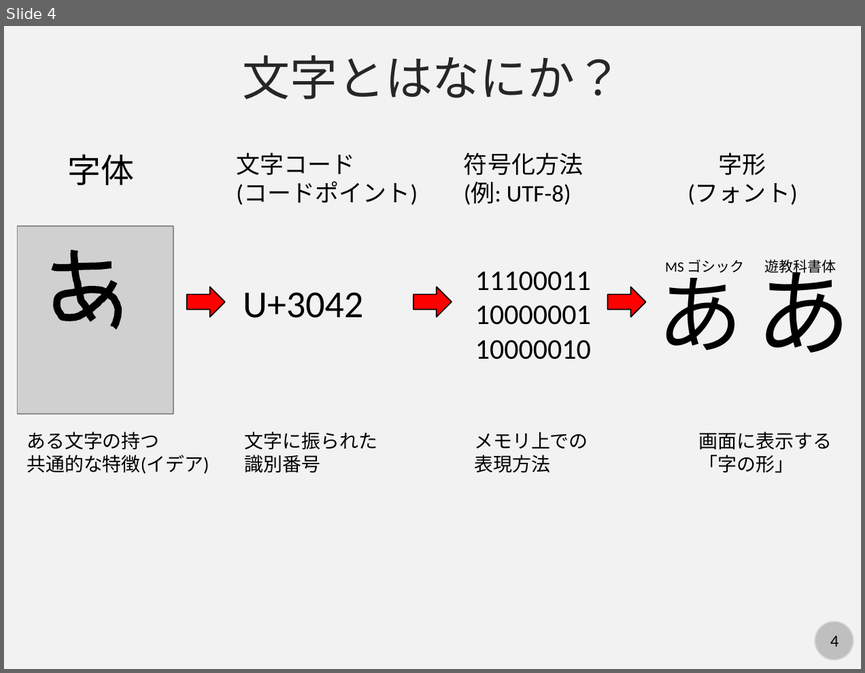
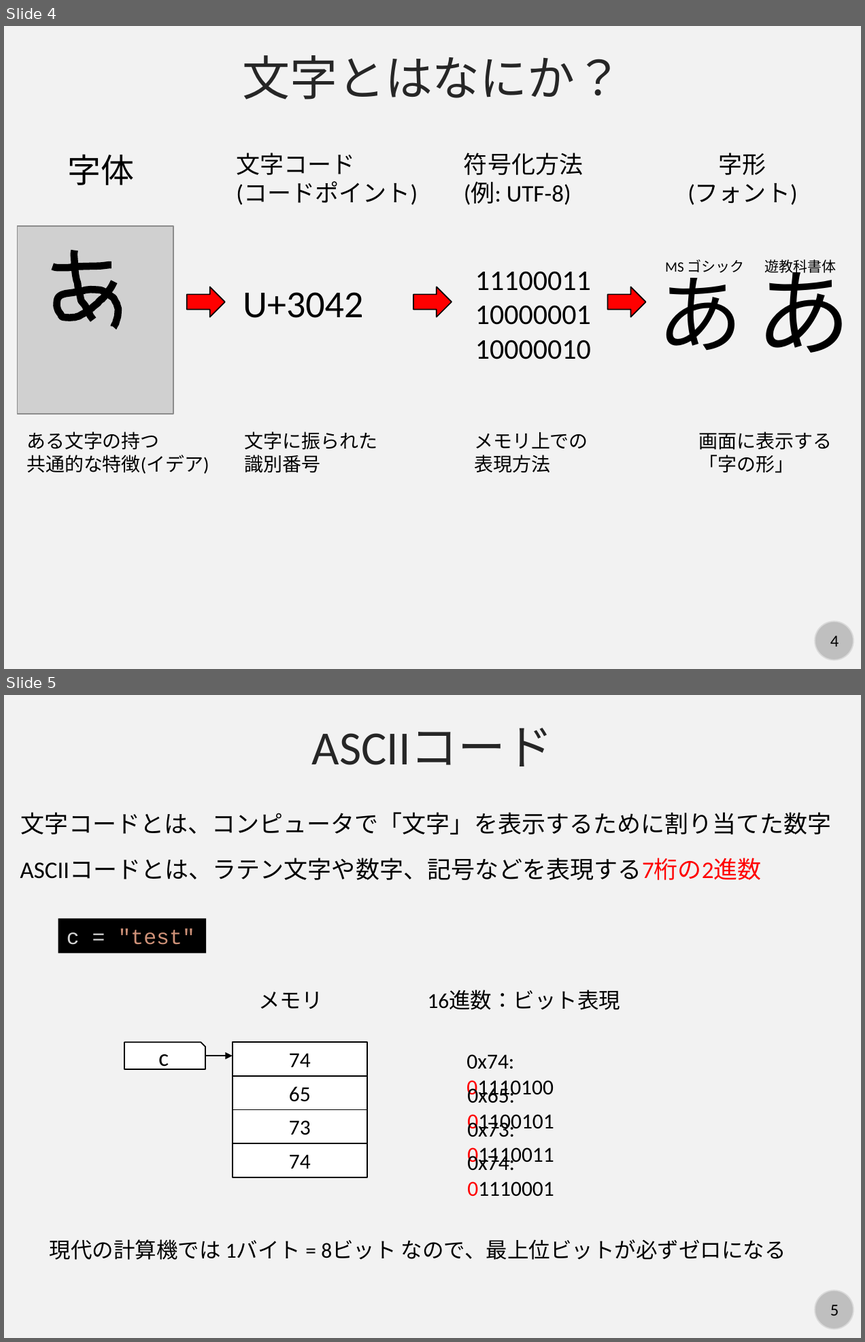
Before and after one commit to kaityo256/python_zero, a slide deck: string/fig/slide.pptx. Shown one above the other, each under a label of ours: slide 4 before the commit, slides 4 and 5 after it. The pictures are 865x673 and 865x1342 pixels, drawn with LibreOffice and Linux fonts; fonts in the diff are those of the drawing; grey boxes stand for pictures. Boxes give left, top, right and bottom in pixels: in the first picture for what was removed or moved away, otherwise in the second. Text is boxed around its words. In the diff, an @@ line names an element or a change of style, - is before the commit and + after.

Commit message:
updates slide

```diff
--- a/string/fig/slide.pptx
+++ b/string/fig/slide.pptx
@@ slide 5 added at <box>4,695,861,1338</box>, background #F2F2F2; not listed: 2 template elements that a slide beside it also shows @@
@@ text added at <box>312,728,553,766</box>, 40 pt, text #262626 @@
+ASCIIコード
@@ text added at <box>21,812,832,834</box>, 20 pt, text #000000 @@
+文字コードとは、コンピュータで「文字」を表示するために割り当てた数字
@@ text added at <box>20,858,762,880</box>, 20 pt, text #000000 @@
+ASCIIコードとは、ラテン文字や数字、記号などを表現する7桁の2進数
@@ rectangle added at <box>58,919,206,953</box>, fill #000000, 18 pt, text #CE9178 @@
+c = "test"
@@ text added at <box>258,991,323,1008</box>, 18 pt, text #000000 @@
+メモリ
@@ text added at <box>428,990,621,1010</box>, 18 pt, text #000000 @@
+16進数：ビット表現
@@ snip rect added at <box>125,1042,205,1068</box>, fill #FFFFFF, outline #000000 1 pt, 20 pt, text #000000 @@
+c
@@ arrow added from (205, 1055) to (232, 1055), #000000 1 pt @@
@@ rectangle added at <box>232,1042,367,1075</box>, fill #FFFFFF, outline #000000 1 pt, 18 pt, text #000000 @@
+74
@@ text added at <box>466,1054,553,1100</box>, 18 pt, text #000000 @@
+0x74: 01110100
@@ rectangle added at <box>232,1075,367,1109</box>, fill #FFFFFF, outline #000000 1 pt, 18 pt, text #000000 @@
+65
@@ text added at <box>467,1084,554,1133</box>, 18 pt, text #000000 @@
+0x65: 01100101
@@ rectangle added at <box>232,1110,367,1143</box>, fill #FFFFFF, outline #000000 1 pt, 18 pt, text #000000 @@
+73
@@ text added at <box>467,1118,554,1167</box>, 18 pt, text #000000 @@
+0x73: 01110011
@@ rectangle added at <box>232,1143,367,1176</box>, fill #FFFFFF, outline #000000 1 pt, 18 pt, text #000000 @@
+74
@@ text added at <box>467,1152,554,1196</box>, 18 pt, text #000000 @@
+0x74: 01110001
@@ text added at <box>50,1239,786,1259</box>, 18 pt, text #000000 @@
+現代の計算機では 1バイト = 8ビット なので、最上位ビットが必ずゼロになる
```
Also in this commit, not shown: 1 other slide added, 2 other files.
